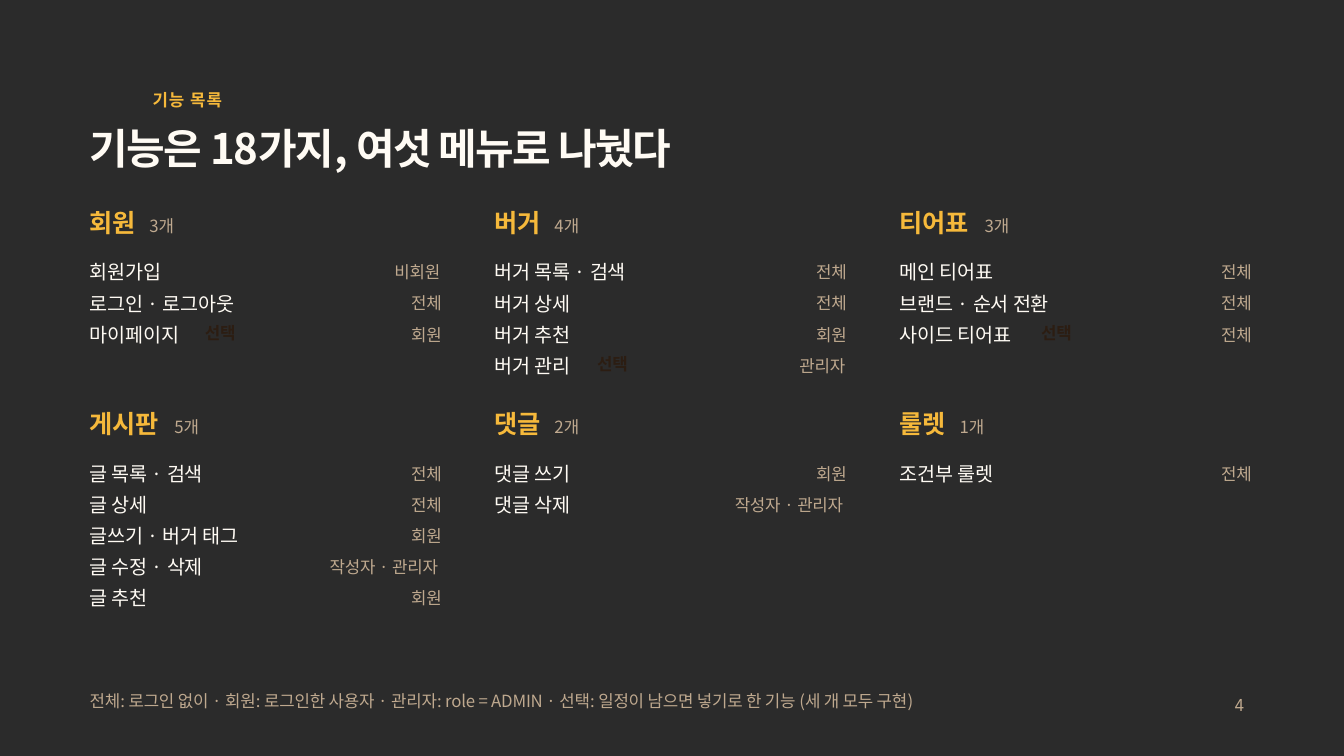
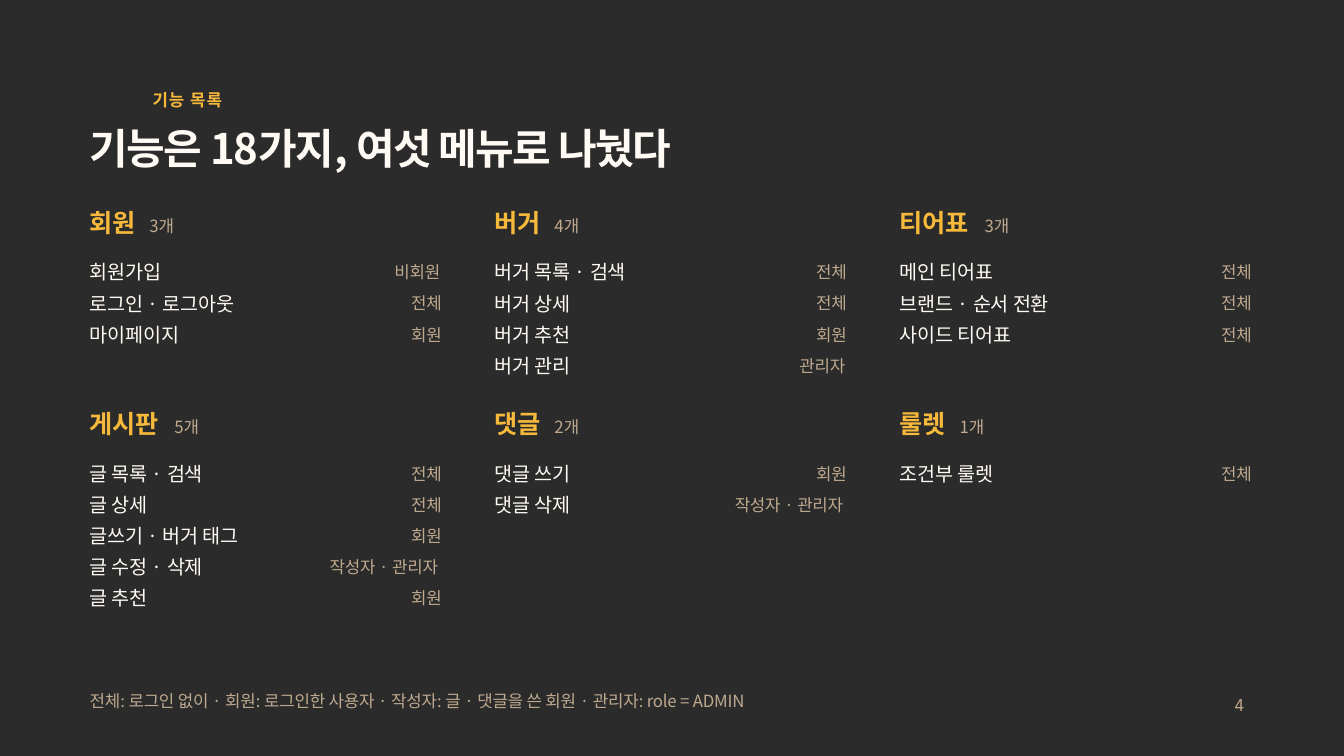
Before and after one commit to hyungunoh321/OH_Burger, a slide deck: slide 4 of docs/proposal/OH_Burger_제안서.pptx. Drawn at 1344x756 pixels with LibreOffice and Linux fonts; fonts in the diff are those of the drawing; background and template pictures are left out; a plain dark background stands for a picture behind light text. Boxes give left, top, right and bottom in pixels: in the first picture for what was removed or moved away, otherwise in the second. Text is boxed around its words. In the diff, an @@ line names an element or a change of style, - is before the commit and + after.

Commit message:
docs: 제안서 기획 배경 · 기능 목록 고침
- 기획 배경: 브랜드 사이트에 공식 가격 · 영양 정보가 없다고 적었던 칸을 빼고 브랜드별 버거 · 사이드 수(DB 기준)로 바꿨다. 브랜드 탭 색도 일곱 개 모두 같게 맞췄다
- 기능 목록: 필수 / 선택 구분을 없앴다
- 표지 날짜를 2026. 11. 27 로 바꿨다

```diff
--- a/docs/proposal/OH_Burger_제안서.pptx
+++ b/docs/proposal/OH_Burger_제안서.pptx
@@ text removed at <box>205,322,246,344</box> @@
-선택
@@ text removed at <box>1042,322,1083,344</box> @@
-선택
@@ text removed at <box>597,352,638,374</box> @@
-선택
@@ text at <box>90,693,745,709</box>: text changed @@
-전체: 로그인 없이 · 회원: 로그인한 사용자 · 관리자: role = ADMIN · 선택: 일정이 남으면 넣기로 한 기능 (세 개 모두 구현)
+전체: 로그인 없이 · 회원: 로그인한 사용자 · 작성자: 글 · 댓글을 쓴 회원 · 관리자: role = ADMIN
```
Also in this commit, not shown: 2 other slides changed.
